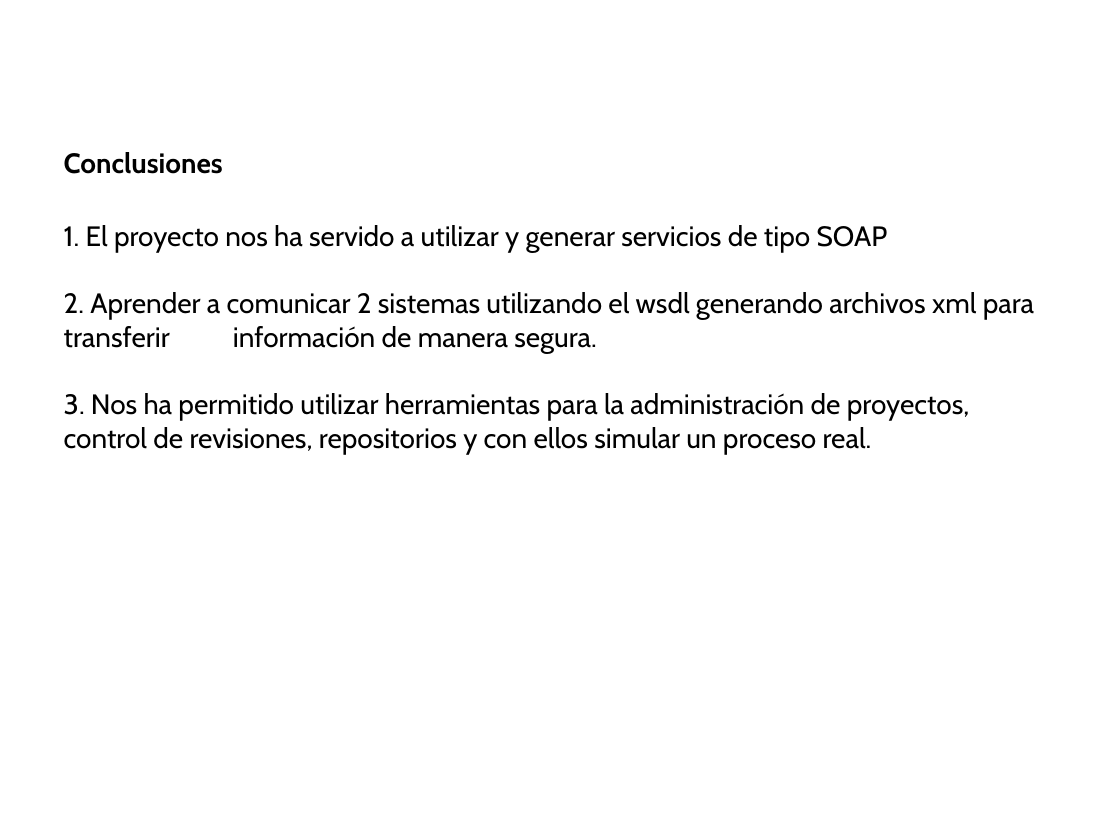
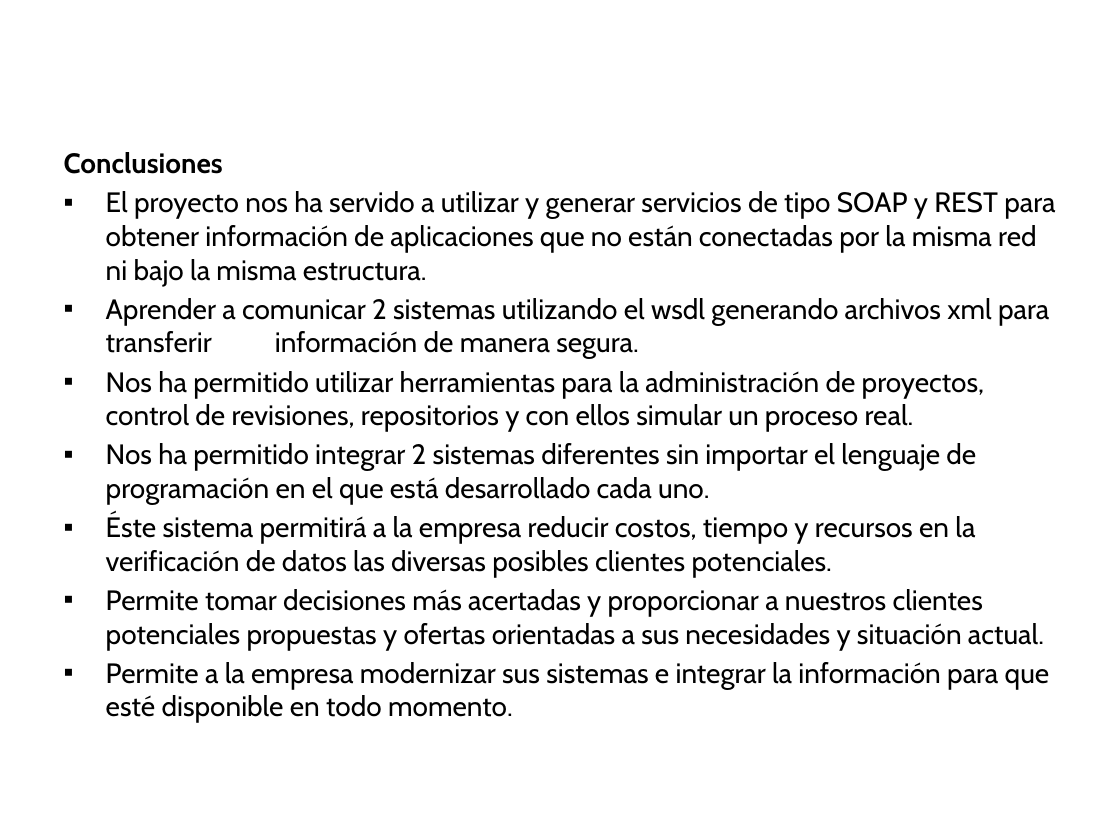
Before and after one commit to ron4ldlivia/upcdsd2012m2-grupo4, a slide deck: slide 8 of Documentos/CRP.pptx (slide 5 before the commit). Drawn at 1120x840 pixels with LibreOffice and Linux fonts; fonts in the diff are those of the drawing; background and template pictures are left out. Boxes give left, top, right and bottom in pixels: in the first picture for what was removed or moved away, otherwise in the second. Text is boxed around its words. In the diff, an @@ line names an element or a change of style, - is before the commit and + after.

```diff
--- a/Documentos/CRP.pptx
+++ b/Documentos/CRP.pptx
@@ text at (x1=106, y1=191, x2=1055, y2=723): text changed @@
-1. El proyecto nos ha servido a utilizar y generar servicios de tipo SOAP
-2. Aprender a comunicar 2 sistemas utilizando el wsdl generando archivos xml para transferir información de manera segura.
-3. Nos ha permitido utilizar herramientas para la administración de proyectos, control de revisiones, repositorios y con ellos simular un proceso real.
+▪ El proyecto nos ha servido a utilizar y generar servicios de tipo SOAP y REST para obtener información de aplicaciones que no están conectadas por la misma red ni bajo la misma estructura.
+▪ Aprender a comunicar 2 sistemas utilizando el wsdl generando archivos xml para transferir información de manera segura.
+▪ Nos ha permitido utilizar herramientas para la administración de proyectos, control de revisiones, repositorios y con ellos simular un proceso real.
+▪ Nos ha permitido integrar 2 sistemas diferentes sin importar el lenguaje de programación en el que está desarrollado cada uno.
+▪ Éste sistema permitirá a la empresa reducir costos, tiempo y recursos en la verificación de datos las diversas posibles clientes potenciales.
+▪ Permite tomar decisiones más acertadas y proporcionar a nuestros clientes potenciales propuestas y ofertas orientadas a sus necesidades y situación actual.
+▪ Permite a la empresa modernizar sus sistemas e integrar la información para que esté disponible en todo momento.
```
Also in this commit, not shown: 3 slides added.
